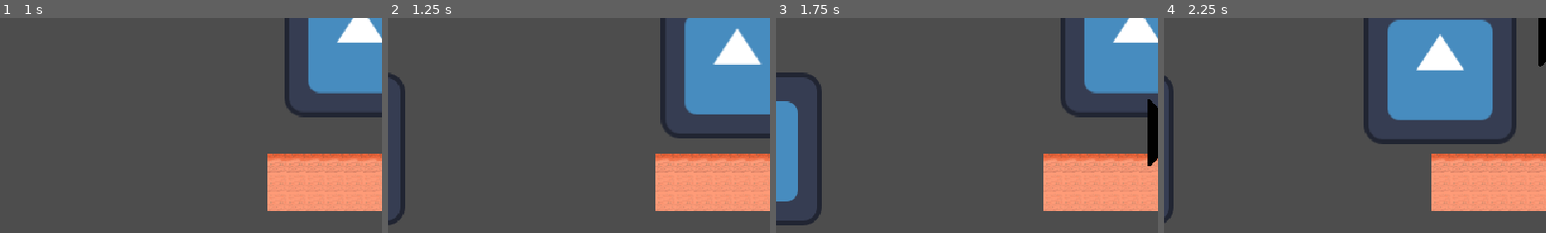
Above: before the commit, frames 1-4 (left to right).
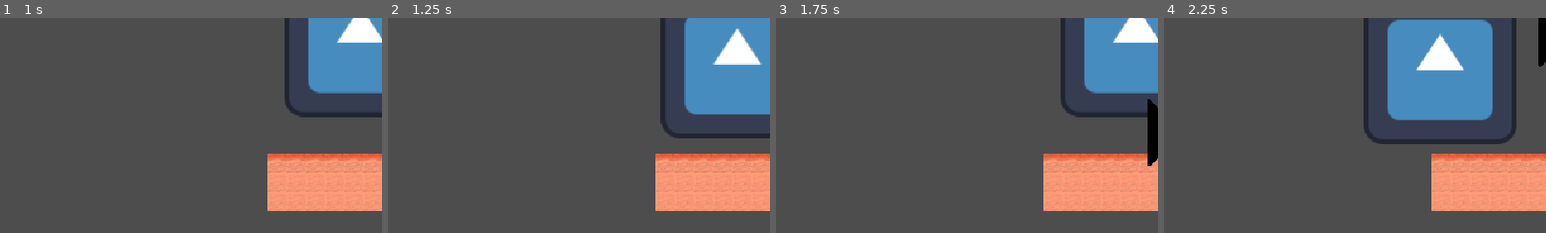
Above: after the commit, the same moments.

Repository: LeResteDuMonde/GameJamPSU
Game: Godot game, scene res://scene/Main.tscn
Same seed, same stepped clock (60 frames per second), same inputs: the game is played once before the commit and once after it. The engine's default icon, where the game draws it, is replaced by a stand-in: a white triangle on a blue panel in a dark square.
Inputs (mouse positions are % of the whole screen's width and height, from its top left):
- Up to frame 1 (1 s): tap Enter at 0.5 s; move the mouse to (72, 45) at 0.52 s; hold D (right) from 0.53 s (still down); click (72, 45) at 0.6 s; tap Space (jump) at 0.77 s
- Up to frame 2 (1.25 s): keep holding D (right)
- Up to frame 3 (1.75 s): keep holding D (right); move the mouse to (30, 55) at 1.27 s; click (30, 55) at 1.35 s; tap Space (jump) at 1.52 s
- Up to frame 4 (2.25 s): move the mouse to (60, 28) at 2.02 s; release D (right) at 2.03 s; hold Q (left) from 2.03 s (still down); click (60, 28) at 2.1 s
The pictures show only the part of the screen within x 0-50%, y 23-73%; the shares and areas given below are measured in that part.

Frame 1 is identical in both runs. In frame 2, 1.0% of the frame differs, in the area x 0-5%, y 25-97%; in frame 3, 3.9%, in the area x 0-12%, y 25-97%; in frame 4, 0.9%.

Commit message:
working monster and moving platform

Diff:
--- a/scene/CagedMonster.tscn
+++ b/scene/CagedMonster.tscn
@@ -1,20 +1,33 @@
-[gd_scene load_steps=4 format=3 uid="uid://clx0tvtrn2uj6"]
+[gd_scene load_steps=6 format=3 uid="uid://clx0tvtrn2uj6"]
 
 [ext_resource type="Script" path="res://script/CagedMonster.gd" id="1_beoon"]
-[ext_resource type="Texture2D" uid="uid://fgliatx3a6cx" path="res://icon.svg" id="2_e8dpm"]
+[ext_resource type="Texture2D" uid="uid://cxho4ihl7i2x3" path="res://sprite/alienFrame1.png" id="2_laqqj"]
+[ext_resource type="Texture2D" uid="uid://cntcbsbkxppfx" path="res://sprite/cage.png" id="3_dt23o"]
+[ext_resource type="Script" path="res://script/deletableArea.gd" id="4_imqrv"]
 
 [sub_resource type="RectangleShape2D" id="RectangleShape2D_472wj"]
 size = Vector2(113, 120)
 
-[node name="CagedMonster" type="CharacterBody2D"]
+[node name="CagedMonster" type="CharacterBody2D" groups=["Monster"]]
 script = ExtResource("1_beoon")
 
 [node name="AnimatedSprite2D" type="AnimatedSprite2D" parent="."]
 
 [node name="Sprite2D" type="Sprite2D" parent="."]
 position = Vector2(7, -2)
-texture = ExtResource("2_e8dpm")
+texture = ExtResource("2_laqqj")
 
 [node name="CollisionShape2D" type="CollisionShape2D" parent="."]
 position = Vector2(6.5, -1)
 shape = SubResource("RectangleShape2D_472wj")
+
+[node name="cage" type="Sprite2D" parent="."]
+position = Vector2(7, -2)
+texture = ExtResource("3_dt23o")
+
+[node name="Area2D" type="Area2D" parent="."]
+script = ExtResource("4_imqrv")
+
+[node name="CollisionShape2D" type="CollisionShape2D" parent="Area2D"]
+position = Vector2(6.5, -1)
+shape = SubResource("RectangleShape2D_472wj")
--- a/scene/samScene.tscn
+++ b/scene/samScene.tscn
@@ -1,14 +1,16 @@
-[gd_scene load_steps=6 format=3 uid="uid://dam5idbeye8y3"]
+[gd_scene load_steps=7 format=3 uid="uid://dam5idbeye8y3"]
 
 [ext_resource type="PackedScene" uid="uid://3n3atoqehe5u" path="res://scene/Player.tscn" id="1_sv4px"]
 [ext_resource type="PackedScene" uid="uid://c81jqkjhumv0x" path="res://scene/Platform.tscn" id="2_igst7"]
 [ext_resource type="PackedScene" uid="uid://b8tfkx4yebvud" path="res://scene/Cursor.tscn" id="3_knjtg"]
 [ext_resource type="PackedScene" uid="uid://7keiadubnxu6" path="res://scene/MoovingPlatform.tscn" id="4_5oki3"]
 [ext_resource type="PackedScene" uid="uid://clx0tvtrn2uj6" path="res://scene/CagedMonster.tscn" id="5_dg0ch"]
+[ext_resource type="PackedScene" path="res://scene/Tiles.tscn" id="6_cmcnu"]
 
 [node name="samScene" type="Node2D"]
 
 [node name="Player" parent="." instance=ExtResource("1_sv4px")]
+position = Vector2(0, -32)
 
 [node name="Camera" type="Camera2D" parent="."]
 
@@ -22,7 +24,7 @@
 position = Vector2(-261, 150)
 
 [node name="Platform2" parent="." instance=ExtResource("2_igst7")]
-position = Vector2(-130, 150)
+position = Vector2(165, -244)
 
 [node name="Platform" parent="." instance=ExtResource("2_igst7")]
 
@@ -34,3 +36,5 @@
 
 [node name="CagedMonster" parent="." instance=ExtResource("5_dg0ch")]
 position = Vector2(-452, 14)
+
+[node name="Tiles" parent="." instance=ExtResource("6_cmcnu")]
--- a/script/CagedMonster.gd
+++ b/script/CagedMonster.gd
@@ -10,10 +10,12 @@
 func _ready():
 	zero = global_position;
 	#DEBUG
-	makeDeadly()
+	#makeDeadly()
 
 func makeDeadly():#TODO connect to click
 	isDeadly = true
+	var cage  : Sprite2D = get_node("cage")
+	cage.queue_free()
 	#TODO change sprit to animated sprit
 
 func _physics_process(delta):
@@ -33,4 +35,6 @@
 			if "kill" in collision_event.get_collider():
 				print_debug("kill")
 
+func delete():
+	makeDeadly()
 #func _process(delta):
Binary file added: sprite/alienFrame1.png
Not shown, added: sprite/alienFrame1.png.import
Binary file added: sprite/cage.png
Not shown, added: sprite/cage.png.import
